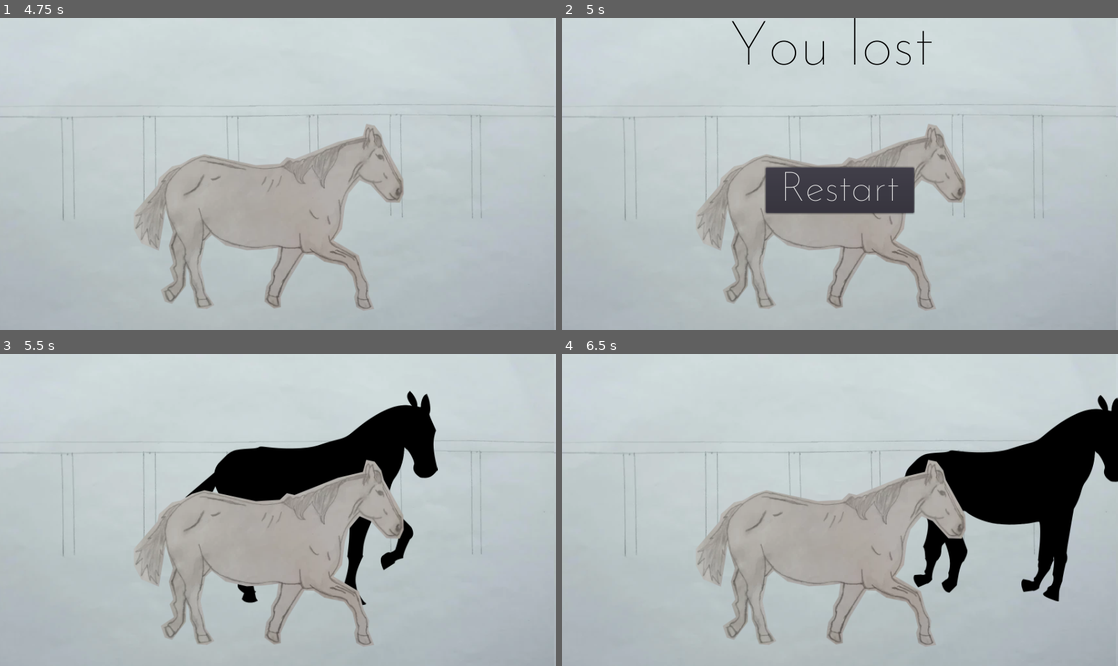
Above: before the commit, frames 1-4 (two rows, left to right).
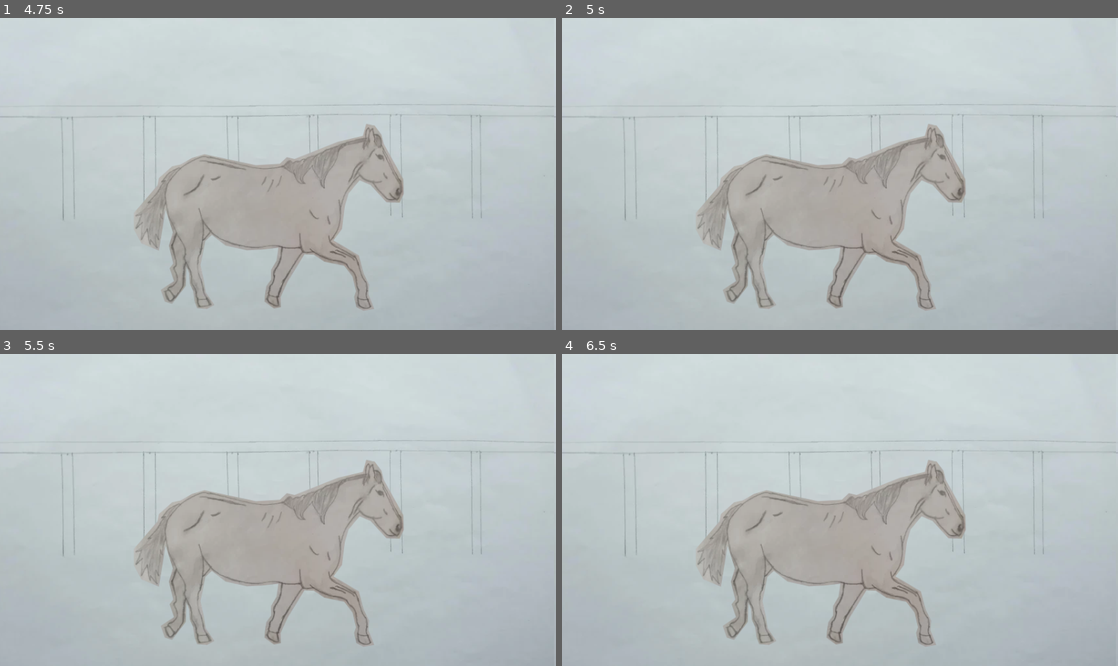
Above: after the commit, the same moments.

Repository: realismagical/horsepower
Game: Godot game, scene res://Main.tscn
Same seed, same stepped clock (60 frames per second), same inputs: the game is played once before the commit and once after it.
Inputs (mouse positions are in pixels of both pictures, inside the frame that each line leads up to):
- Up to frame 1 (4.75 s): tap Enter at 4.25 s
- Up to frame 2 (5 s): no input
- Up to frame 3 (5.5 s): click (278, 525) at 5 s, where only the run before the commit has a clickable "Restart"
- Up to frame 4 (6.5 s): no input

Frame 1 is identical in both runs. In frame 2, 4.5% of the frame differs, in the area x 30-67%, y 0-64%; in frame 3, 7.7%; in frame 4, 10%, in the area x 61-100%, y 13-80%.

Commit message:
Default lap time

Diff:
--- a/Main.gd
+++ b/Main.gd
@@ -7,8 +7,7 @@
 func _ready():
 	get_node("Restart").hide()
 	timer_lap.connect("timeout",self,"finish_lap")
-	#timer_lap.wait_time = 60
-	timer_lap.wait_time = 5
+	timer_lap.wait_time = 60
 	timer_lap.one_shot = false
 	add_child(timer_lap)
 	timer_lap.start()
